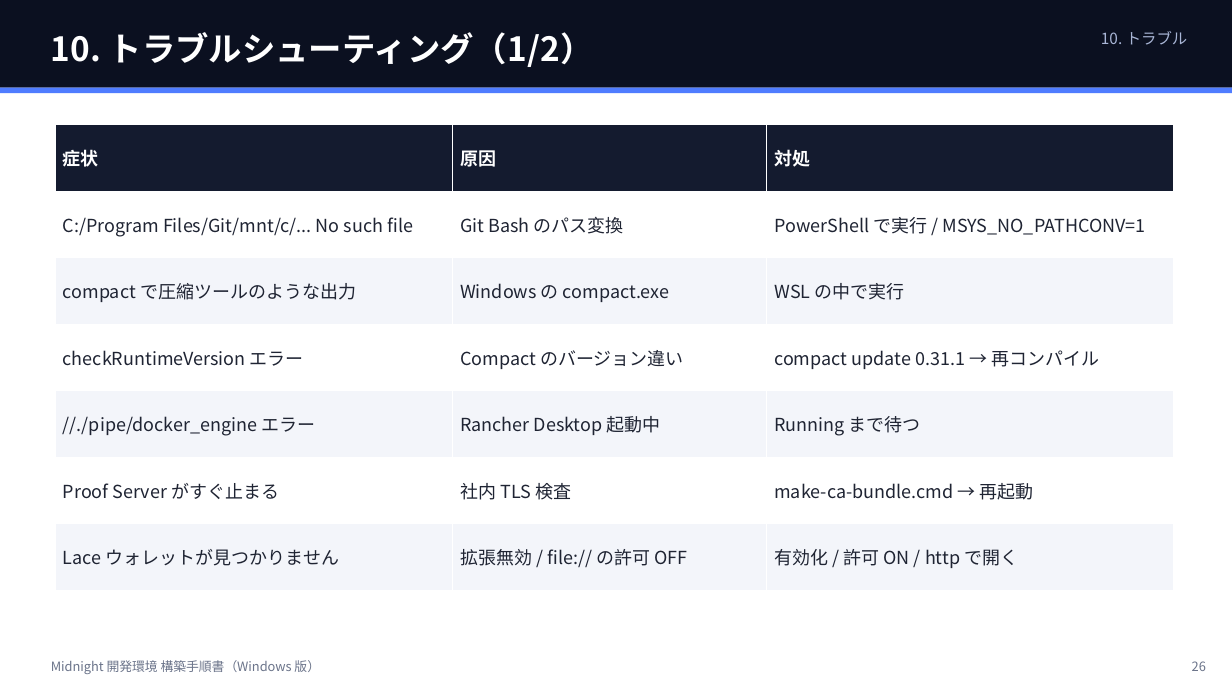
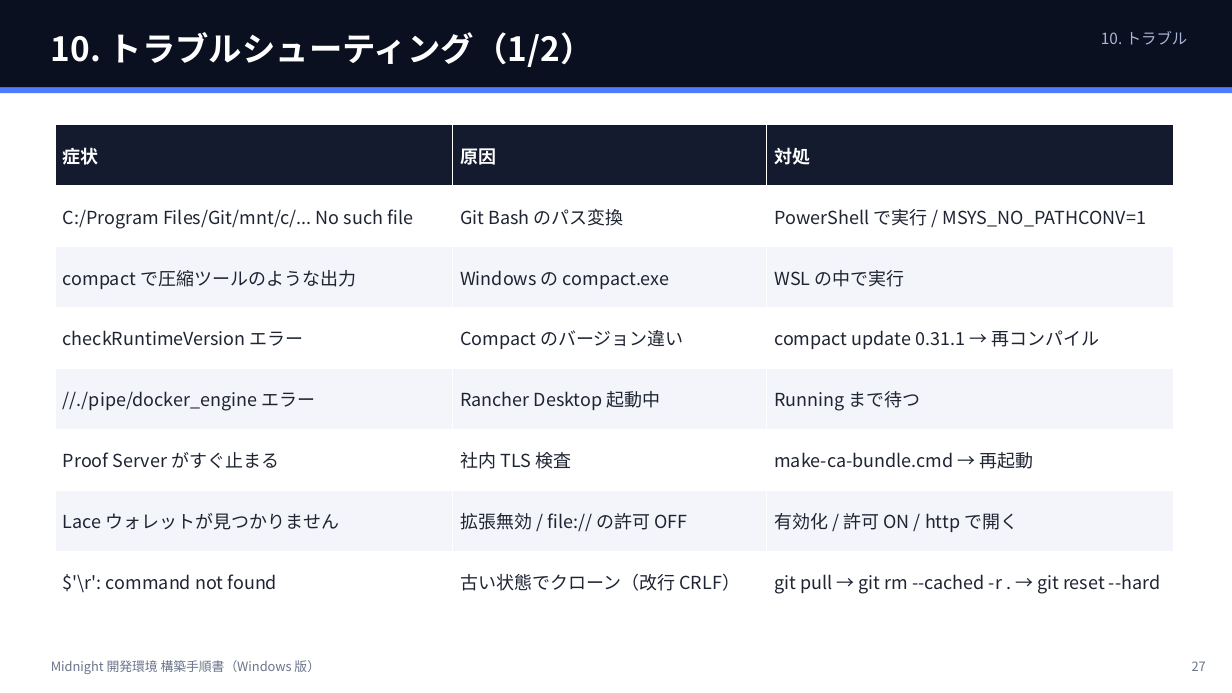
Before and after one commit to 101nimura/midnight_td_demo, a slide deck: slide 27 of docs/SETUP.pptx (slide 26 before the commit). Drawn at 1232x693 pixels with LibreOffice and Linux fonts; fonts in the diff are those of the drawing. Boxes give left, top, right and bottom in pixels: in the first picture for what was removed or moved away, otherwise in the second. Text is boxed around its words. In the diff, an @@ line names an element or a change of style, - is before the commit and + after.

```diff
--- a/docs/SETUP.pptx
+++ b/docs/SETUP.pptx
@@ table at (55,125,1174,613) @@
+row 8: $'\r': command not found | 古い状態でクローン（改行 CRLF） | git pull → git rm --cached -r . → git reset --hard
@@ text at (1192,661,1206,671): text changed @@
-26
+27
```
Also in this commit, not shown: 24 other slides changed, 1 slide added, 18 other files.
